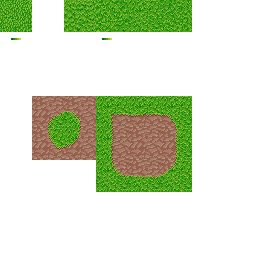
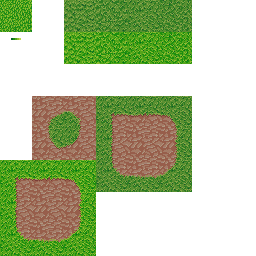
Layers edited between the first and the second w=256, h=256 image:
renamed "dark green" to "desaturated green", moved it out of group "grass group", painted on it over (x1=48, y1=0, x2=192, y2=192)
removed layer "highlight green" from group "grass group" over (x1=96, y1=0, x2=192, y2=32)
removed layer "shadow green" from group "grass group" over (x1=96, y1=0, x2=192, y2=32)
removed layer "base green" from group "grass group" over (x1=96, y1=0, x2=192, y2=32)
painted on "dirt underlay" over (x1=0, y1=32, x2=192, y2=256)
removed group "grass group" (5 layers) over (x1=64, y1=0, x2=192, y2=40)
removed layer "grass" from group "grass group" over (x1=64, y1=0, x2=112, y2=40)
added layer "grass group" above "Background" over (x1=64, y1=0, x2=112, y2=40)
